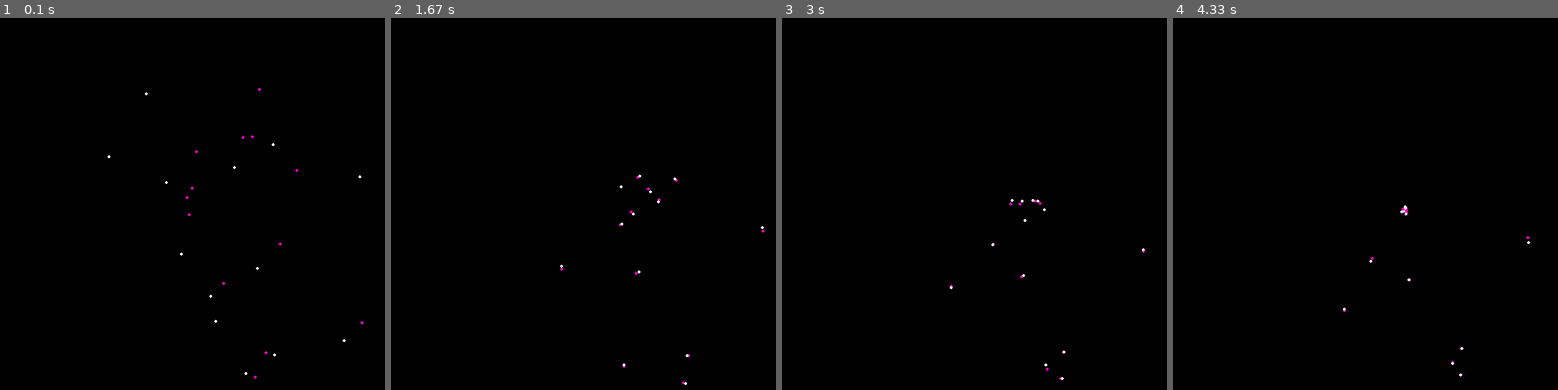
Above: before the commit, frames 1-4 (left to right).
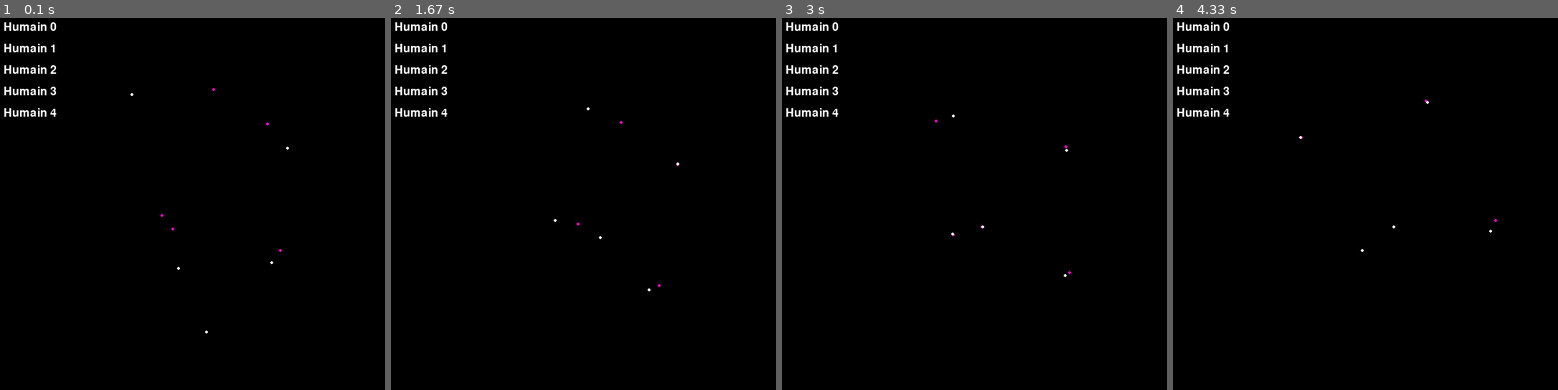
Above: after the commit, the same moments.

Repository: Mochacinno/crowd-simulation
Game: pygame game, started from import pygame.py
Same seed, same stepped clock (60 frames per second), same inputs: the game is played once before the commit and once after it.
Inputs (mouse positions are in pixels of both pictures, inside the frame that each line leads up to):
- Up to frame 1 (0.1 s): no input
- Up to frame 2 (1.67 s): click (675, 230) at 0.38 s
- Up to frame 3 (3 s): no input
- Up to frame 4 (4.33 s): no input

The runs differ from the first frame. In frame 1, 0.9% of the frame differs, in the area x 1-95%, y 1-97%; in frame 2, 0.9%; in frame 3, 0.9%; in frame 4, 0.9%.

Commit message:
ajout d'interface

Diff:
--- a/import pygame.py
+++ b/import pygame.py
@@ -34,69 +34,31 @@
         self.dict_humains = {}
 
     def choisir_cible(self, dict_humains):
-        #print(randint(0, len(dict_humains)-1))
-        # faut qu'il ne choisit lui meme
-        self.dict_humains = dict_humains
-        res = False
-        index_cible_1 = 0
-        index_cible_2 = 0
-        while not res:
-            index_cible_1 = randint(0, len(dict_humains)-1)
-            if index_cible_1 != self.id:
-                #self.cible_1 = dict_humains[list(dict_humains.keys())[index_cible_1]]
-                self.cible_1 = index_cible_1
-                res = True
-        res = False
-        while not res:
-            index_cible_2 = randint(0, len(dict_humains)-1)
-            if index_cible_2 not in (self.id, index_cible_1):
-                #self.cible_2 = dict_humains[list(dict_humains.keys())[index_cible_2]]
-                self.cible_2 = index_cible_2
-                res = True
+        target_ids = [key for key in dict_humains if key != f"humain_{self.id+1}"]
 
-        #print(self.cible_1.id, self.cible_2.id)
+        self.cible_1, self.cible_2 = np.random.choice(target_ids, 2, replace=False)
 
     def court_chemin_vect(self):
-        cible_1 = dict_humains[list(dict_humains.keys())[self.cible_1]].pos
-        cible_2 = dict_humains[list(dict_humains.keys())[self.cible_2]].pos
+        cible_1 = dict_humains[self.cible_1].pos
+        cible_2 = dict_humains[self.cible_2].pos
         x1, y1 = cible_1[0], cible_1[1]
         x2, y2 = cible_2[0], cible_2[1]
         vectdir = np.array([x1-x2, y1-y2]) #theta
         midpoint = (cible_1 + cible_2) / 2
-        #theta_pente = math.atan2(pente[1], pente[0])
-        #print(np.degrees(theta_pente))
-        #vectdir = np.array([math.cos(theta_pente), math.sin(theta_pente)])
-        #print(vectdir)
         perp_vectdir = normalize_vector(np.array([y1-y2, x2-x1]))
-        #print(perp_vectdir)
         res = np.linalg.solve([[perp_vectdir[0], vectdir[0]], [perp_vectdir[1], vectdir[1]]], self.pos - midpoint)
-        #print(res)
         self.point = perp_vectdir * res[0] + midpoint
-        #print(theta_pente)
-        #print(self.point)
         pygame.draw.circle(screen, (255, 0, 200), self.point, 2)
-        #pygame.draw.line(screen,"grey", self.pos, self.point, 1)  # 5 is the width of the line
         return self.point
 
     def bouger(self):
         vect_dir = self.court_chemin_vect() - self.pos
-        self.pos = self.pos + vect_dir / np.linalg.norm(vect_dir) * 5
+        self.pos = self.pos + vect_dir / np.linalg.norm(vect_dir)
         self.dict_humains[self.id] = self.pos
         self.afficher()
 
-        #pygame.draw.circle(screen, (255, 0, 255), midpoint, 2)
-        #pygame.draw.circle(screen, (255, 0, 255), (100, (-1/a) * 100 + b1), 2)
-        #pygame.draw.line(screen, (255, 0, 255), midpoint, midpoint * 1 / - a)
-
-        #b = self.y - self.x * a
-        #self.vect_directeur = normalize_vector(np.array([1, a]))
-        #pygame.draw.line(screen, WHITE, self.pos, self.pos+10*self.vect_directeur)
-
-    def afficher(self):
-        #print((self.pos[0], self.pos[1]))
-        pygame.draw.circle(screen, WHITE, self.pos, 2)
-        #pygame.draw.line(screen, (self.id*20, self.id*50, self.id*60), self.pos, self.cible_1.pos)
-        #pygame.draw.line(screen, (self.id*20, self.id*50, self.id*60), self.pos, self.cible_2.pos)
+    def afficher(self, color=WHITE):
+        pygame.draw.circle(screen, color, self.pos, 2)
 
     def calculer_pente(self,humain1,humain2):
         a = (humain1.pos[1] - humain2.pos[1])/(humain1.pos[0] - humain2.pos[0])
@@ -115,7 +77,6 @@
 
         # Droite jusqu'à la cible 2
         a2 = self.calculer_pente(self, self.cible_2)
-
 
         for humain in dict_humains.values():
             # Vérification pour cible 1
@@ -138,6 +99,32 @@
                     # Humain n'est pas entre self et cible 1
                     cible2_en_vue = True
         return cible1_en_vue, cible2_en_vue
+
+
+font = pygame.font.Font(None, 24)
+
+class Interface:
+    def __init__(self):
+        self.display_humain_list()
+
+    def display_humain_list(self):
+        """Display list of Humains"""
+        y_offset = 10
+        for humain in dict_humains.values():
+            text = font.render(f"Humain {humain.id}", True, WHITE)
+            screen.blit(text, (10, y_offset))
+            y_offset += 30
+
+    def check_click_on_list(self, mouse_pos):
+        """Check if humain in list is clicked"""
+        y_offset = 10
+        for humain in dict_humains.values():
+            text_rect = pygame.Rect(10, y_offset, 100, 30)
+            if text_rect.collidepoint(mouse_pos):
+                return humain.id
+            y_offset += 30
+        return None
+
 """
 dico_test={"A": Humain(100,100,0),
            "B": Humain(200, 100,1),
@@ -150,9 +137,13 @@
 
 # La dictionnaire des gens
 dict_humains = {}
+selected_humain = None  # This will store the ID of the selected humain
+
+# creation de l'interface
+interface = Interface()
 
 # Création des gens
-for i in range(13):
+for i in range(5):
     humain = Humain(randint(100,600),randint(100,500), i)
     dict_humains[f"humain_{i+1}"] = humain
 
@@ -169,10 +160,24 @@
         if event.type == pygame.QUIT:
             pygame.quit()
             sys.exit()
+        elif event.type == pygame.MOUSEBUTTONDOWN:
+                mouse_pos = pygame.mouse.get_pos()
+                clicked_humain_id = interface.check_click_on_list(mouse_pos)
+                if clicked_humain_id is not None:
+                    selected_humain = clicked_humain_id
 
     screen.fill(BLACK)
 
+    # Draw the Humain list
+    interface.display_humain_list()
+
     for humain in dict_humains.values():
-        #humain.afficher()
+        if humain.id == selected_humain:
+            humain.afficher(highlight=True)
+            color = (0, 255, 0)  # Highlight color for selected Humain
+        else:
+            color = WHITE
         humain.bouger()
+        humain.afficher()
+
     pygame.display.update()
